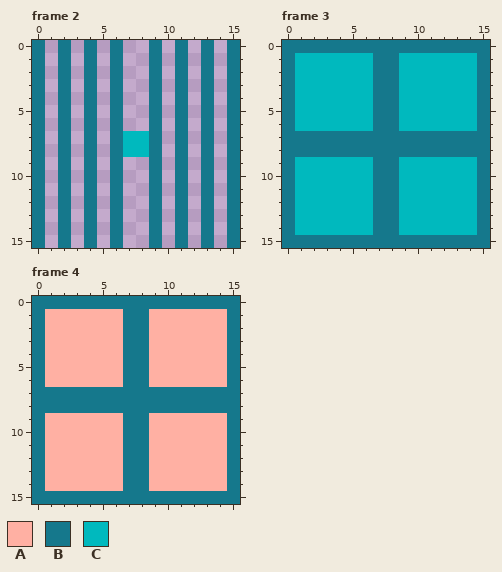
A pixel-art file gets an edit: Art/Tiles/Flooring.aseprite. The picture above was drawn from the file before the commit.
16x16 pixels, 5 frames. Shown: frame 2, frame 3, frame 4. The commit also changed other frames, which this record leaves out.
Palette (. is transparent): A #ffb0a3  B #15788c  C #00b9be
Pixels before, frame 2, first column x 0:
 0 B.B.B.B..B.B.B.B
 1 B.B.B.B..B.B.B.B
 2 B.B.B.B..B.B.B.B
 3 B.B.B.B..B.B.B.B
 4 B.B.B.B..B.B.B.B
 5 B.B.B.B..B.B.B.B
 6 B.B.B.B..B.B.B.B
 7 B.B.B.BCCB.B.B.B
 8 B.B.B.BCCB.B.B.B
 9 B.B.B.B..B.B.B.B
10 B.B.B.B..B.B.B.B
11 B.B.B.B..B.B.B.B
12 B.B.B.B..B.B.B.B
13 B.B.B.B..B.B.B.B
14 B.B.B.B..B.B.B.B
15 B.B.B.B..B.B.B.B
Pixels before, frame 3, first column x 0:
 0 BBBBBBBBBBBBBBBB
 1 BCCCCCCBBCCCCCCB
 2 BCCCCCCBBCCCCCCB
 3 BCCCCCCBBCCCCCCB
 4 BCCCCCCBBCCCCCCB
 5 BCCCCCCBBCCCCCCB
 6 BCCCCCCBBCCCCCCB
 7 BBBBBBBBBBBBBBBB
 8 BBBBBBBBBBBBBBBB
 9 BCCCCCCBBCCCCCCB
10 BCCCCCCBBCCCCCCB
11 BCCCCCCBBCCCCCCB
12 BCCCCCCBBCCCCCCB
13 BCCCCCCBBCCCCCCB
14 BCCCCCCBBCCCCCCB
15 BBBBBBBBBBBBBBBB
Pixels before, frame 4, first column x 0:
 0 BBBBBBBBBBBBBBBB
 1 BAAAAAABBAAAAAAB
 2 BAAAAAABBAAAAAAB
 3 BAAAAAABBAAAAAAB
 4 BAAAAAABBAAAAAAB
 5 BAAAAAABBAAAAAAB
 6 BAAAAAABBAAAAAAB
 7 BBBBBBBBBBBBBBBB
 8 BBBBBBBBBBBBBBBB
 9 BAAAAAABBAAAAAAB
10 BAAAAAABBAAAAAAB
11 BAAAAAABBAAAAAAB
12 BAAAAAABBAAAAAAB
13 BAAAAAABBAAAAAAB
14 BAAAAAABBAAAAAAB
15 BBBBBBBBBBBBBBBB
And afterwards:
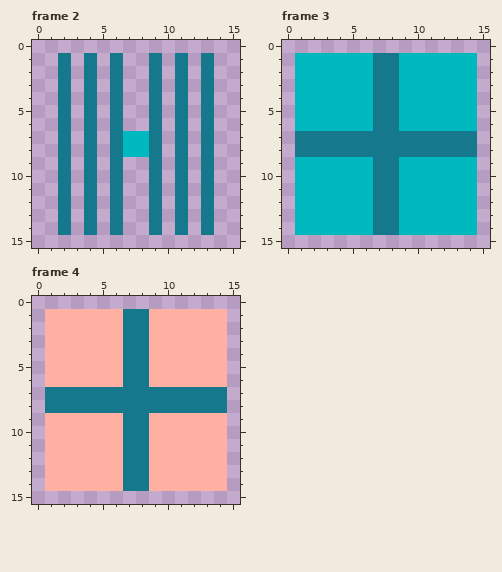
Changes in this commit:
Frame 2:
y 0: x 0 B -> .; x 2 B -> .; x 4 B -> .; x 6 B -> .; x 9 B -> .; x 11 B -> .; x 13 B -> .; x 15 B -> .
y 1..14: x 0 B -> .; x 15 B -> .
y 15: x 0 B -> .; x 2 B -> .; x 4 B -> .; x 6 B -> .; x 9 B -> .; x 11 B -> .; x 13 B -> .; x 15 B -> .
Frame 3:
y 0: x 0..15 BBBBBBBBBBBBBBBB -> ................
y 1..14: x 0 B -> .; x 15 B -> .
y 15: x 0..15 BBBBBBBBBBBBBBBB -> ................
Frame 4: the same change as frame 3
